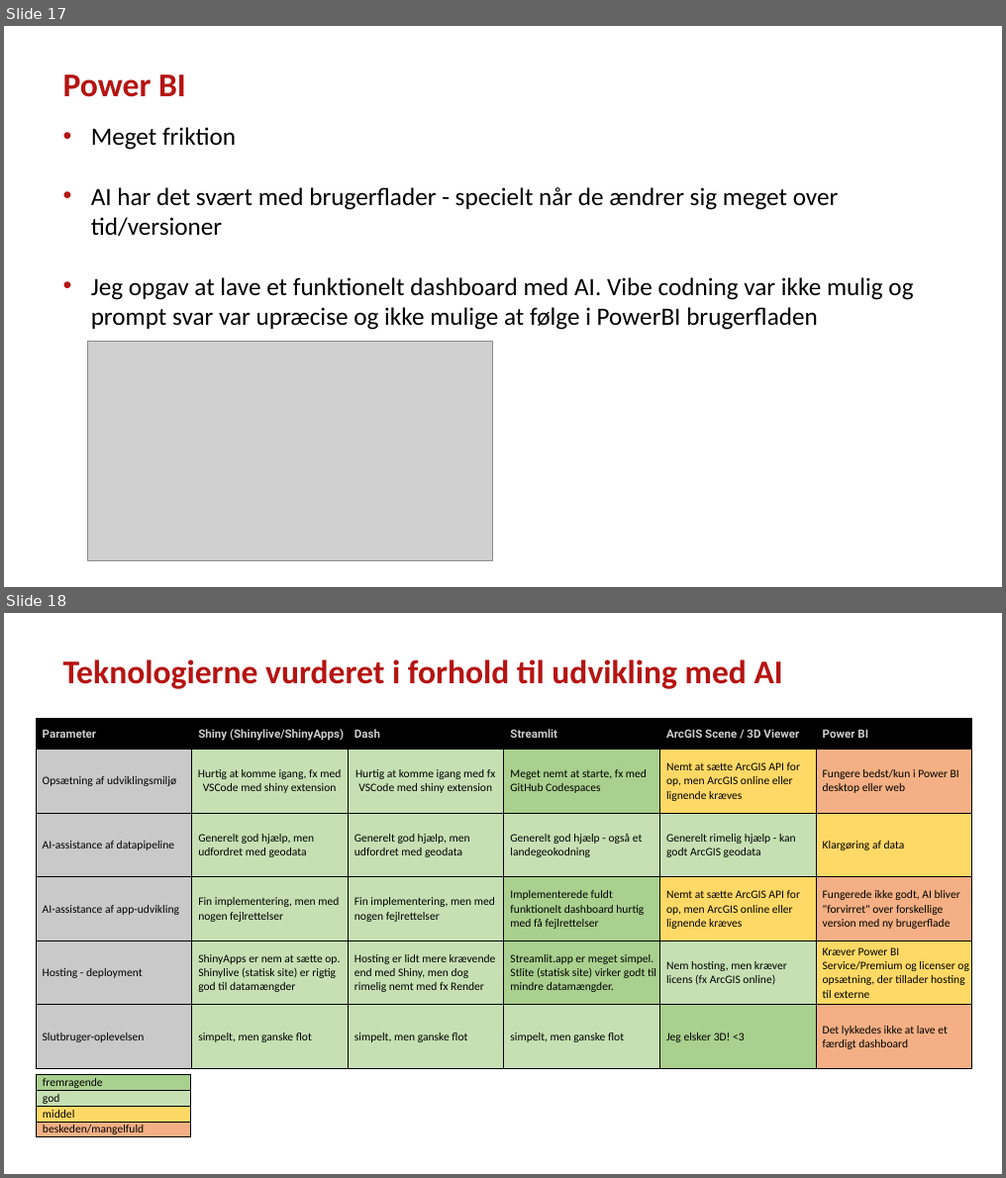
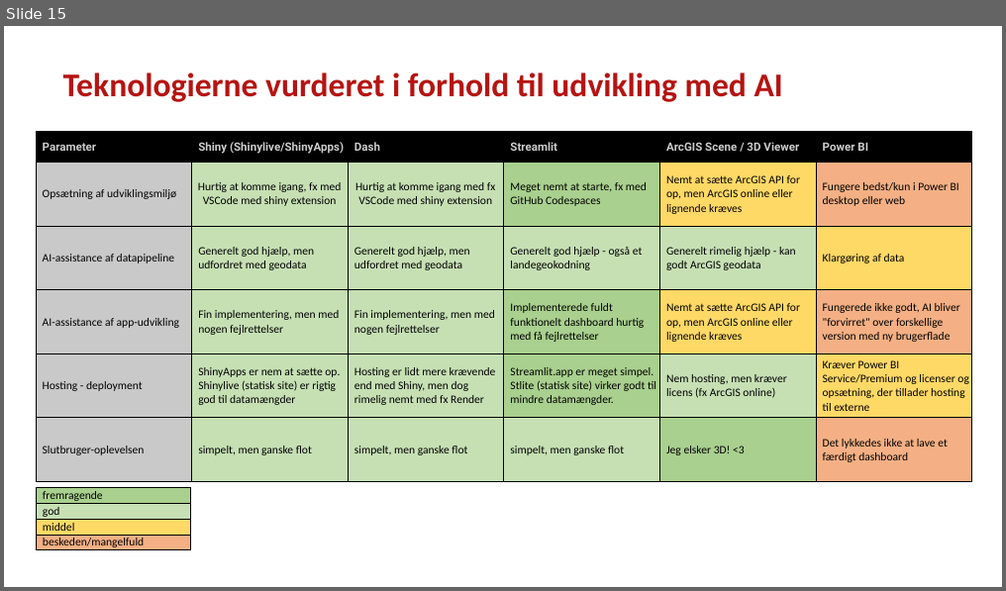
Before and after one commit to steenhulthin/DEK26_Vibe-coding-AI-assisteret-udvikling-og-ArcGIS, a slide deck: Vibe coding og AI-assisteret udvikling af geodata-dashboards - Steen Hulthin Rasmussen - SSI - 14.11.2025.pptx. Shown one above the other, each under a label of ours: slides 17 and 18 before the commit, slide 15 after it. The pictures are 1006x1178 and 1006x591 pixels, drawn with LibreOffice and Linux fonts; fonts in the diff are those of the drawing; grey boxes stand for pictures; background and template pictures are left out. Boxes give left, top, right and bottom in pixels: in the first picture for what was removed or moved away, otherwise in the second. Text is boxed around its words. In the diff, an @@ line names an element or a change of style, - is before the commit and + after.

```diff
--- a/Vibe coding og AI-assisteret udvikling af geodata-dashboards - Steen Hulthin Rasmussen - SSI - 14.11.2025.pptx
+++ b/Vibe coding og AI-assisteret udvikling af geodata-dashboards - Steen Hulthin Rasmussen - SSI - 14.11.2025.pptx
@@ slide 17 removed at (4,26,1002,587), background #FFFFFF @@
@@ title removed at (63,75,186,97) @@
-Power BI
@@ text removed at (91,127,913,330) @@
-• Meget friktion
-• AI har det svært med brugerflader - specielt når de ændrer sig meget over tid/versioner
-• Jeg opgav at lave et funktionelt dashboard med AI. Vibe codning var ikke mulig og prompt svar var upræcise og ikke mulige at følge i PowerBI brugerfladen
@@ picture removed at (88,341,493,562) @@
@@ what was slide 18 is now slide 15 @@
```
Also in this commit, not shown: 4 slides changed, 5 slides added, 4 other slides removed, 3 other files.
